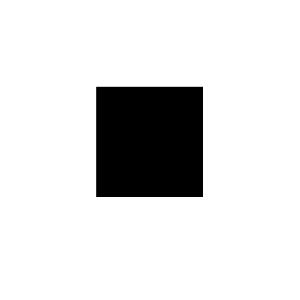
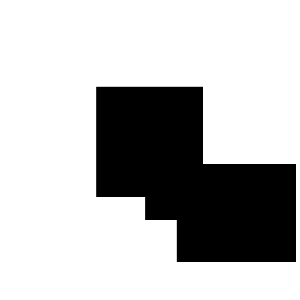
Two versions of the same layered image (300 × 300). Layer-by-layer changes:
added layer "Shape 3" above "Shape 2" over left=176, top=164, right=296, bottom=262
added layer "Shape 2" above "Shape 1" over left=145, top=197, right=201, bottom=220
